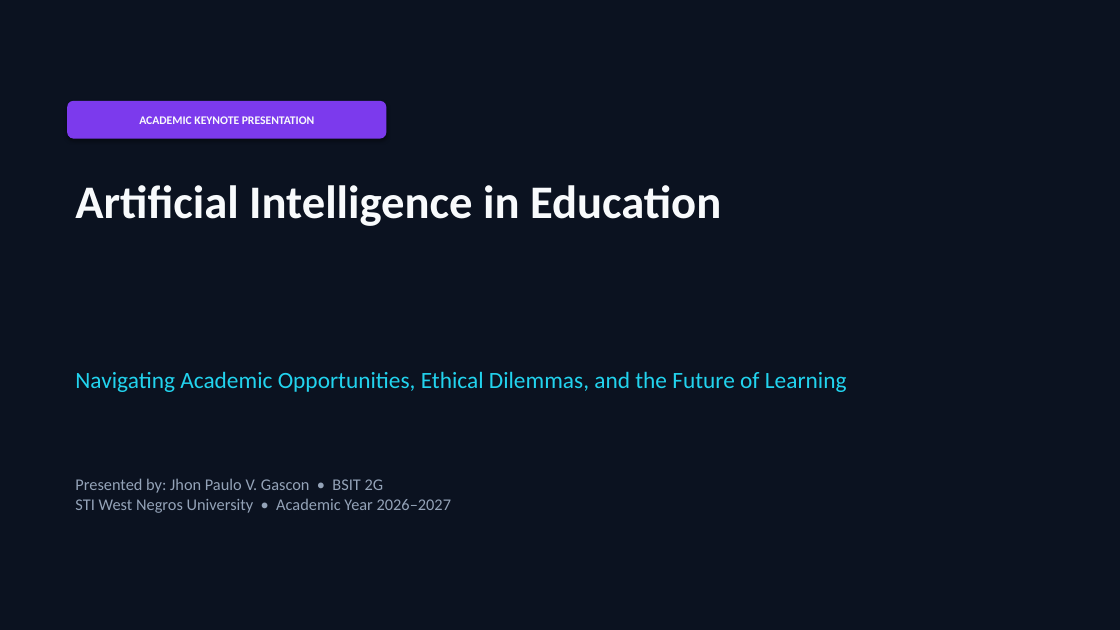
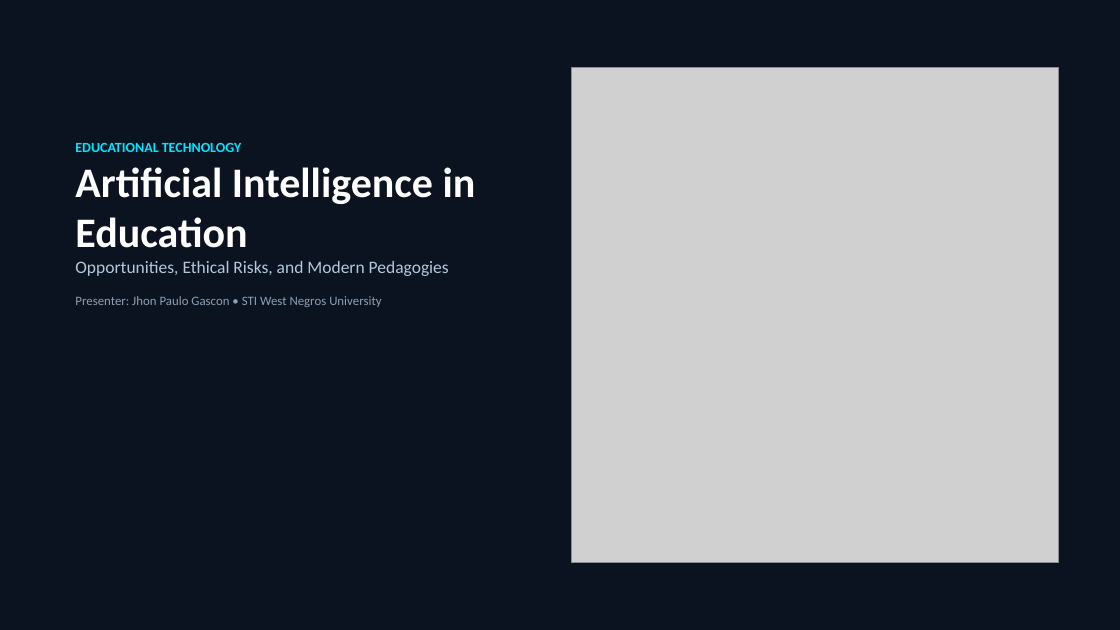
Before and after one commit to paulogascon/portfolio, a slide deck: slide 1 of freelance/samples/pptx/AI_in_Education_Opportunities_Risks.pptx. Drawn at 1120x630 pixels with LibreOffice and Linux fonts; fonts in the diff are those of the drawing; grey boxes stand for pictures. Boxes give left, top, right and bottom in pixels: in the first picture for what was removed or moved away, otherwise in the second. Text is boxed around its words. In the diff, an @@ line names an element or a change of style, - is before the commit and + after.

```diff
--- a/freelance/samples/pptx/AI_in_Education_Opportunities_Risks.pptx
+++ b/freelance/samples/pptx/AI_in_Education_Opportunities_Risks.pptx
@@ picture added at (x1=571, y1=67, x2=1059, y2=563) @@
@@ rounded rectangle removed at (x1=67, y1=101, x2=386, y2=139) @@
-ACADEMIC KEYNOTE PRESENTATION
@@ text "EDUCATIONAL TECHNOLOGY" moved from (x1=75, y1=185, x2=721, y2=226) to (x1=75, y1=143, x2=476, y2=307) @@
@@ text at (x1=75, y1=143, x2=241, y2=152): paragraph added @@
+EDUCATIONAL TECHNOLOGY
@@ text at (x1=75, y1=167, x2=476, y2=248): size 40 to 36 pt, text colour #F8FAFC to #FFFFFF in "Artificial Intelligence in Education" @@
@@ text at (x1=75, y1=261, x2=449, y2=307): paragraphs added @@
+Opportunities, Ethical Risks, and Modern Pedagogies
+Presenter: Jhon Paulo Gascon • STI West Negros University
@@ text removed at (x1=75, y1=371, x2=847, y2=392) @@
-Navigating Academic Opportunities, Ethical Dilemmas, and the Future of Learning
@@ text removed at (x1=75, y1=478, x2=451, y2=513) @@
-Presented by: Jhon Paulo V. Gascon • BSIT 2G
-STI West Negros University • Academic Year 2026–2027
```
Also in this commit, not shown: 10 slides added, 10 slides removed, 39 other files.
